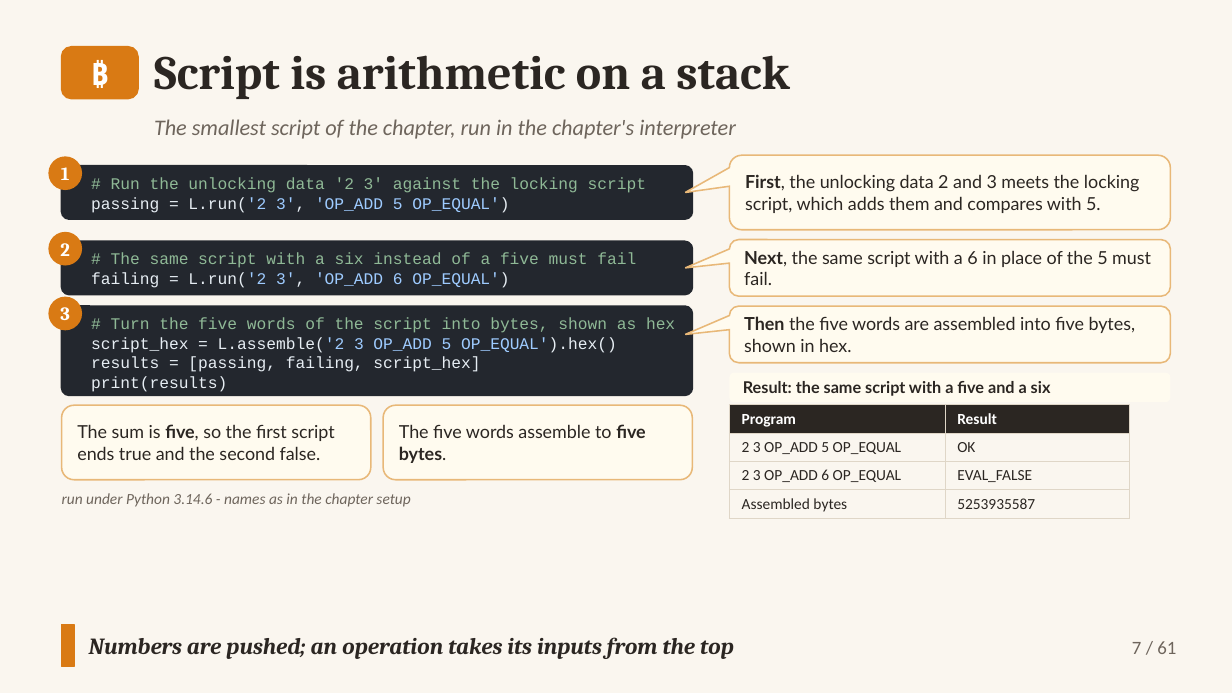
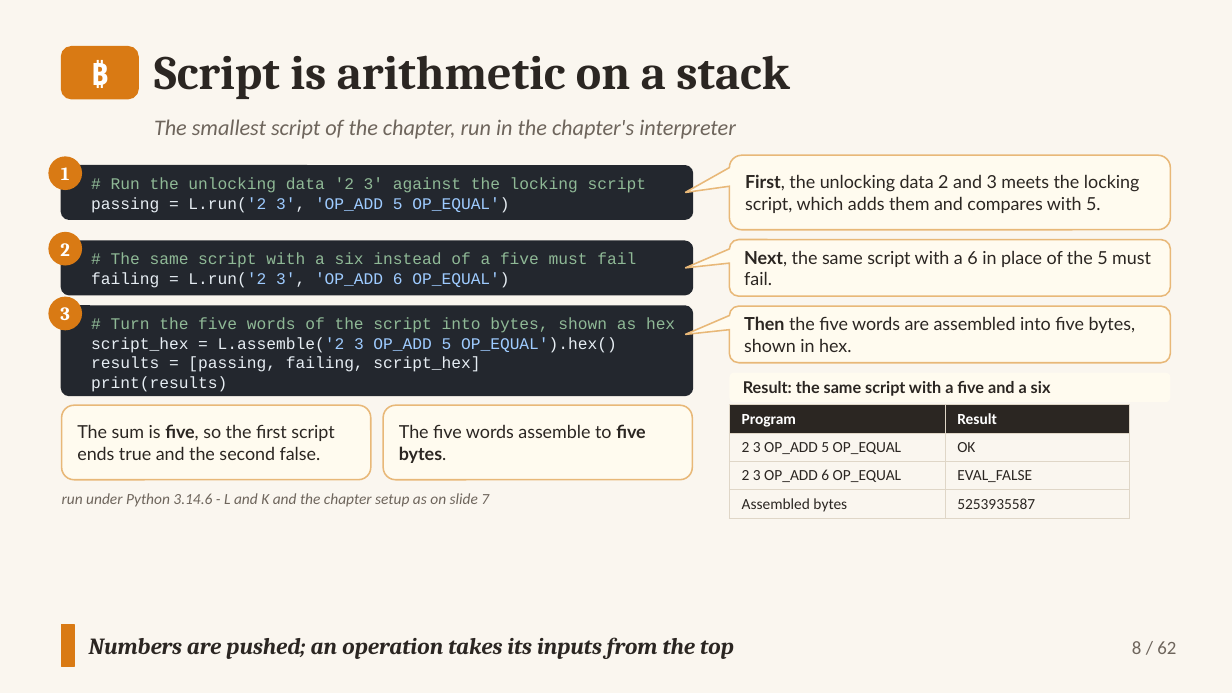
Before and after one commit to altunelyusuf/SEN0401, a slide deck: slide 8 of 03-materials/ch07/SEN0401_Ch07_AuthorizationAuthentication_3e_v2_6_0.pptx (slide 7 before the commit). Drawn at 1232x693 pixels with LibreOffice and Linux fonts; fonts in the diff are those of the drawing. Boxes give left, top, right and bottom in pixels: in the first picture for what was removed or moved away, otherwise in the second. Text is boxed around its words. In the diff, an @@ line names an element or a change of style, - is before the commit and + after.

```diff
--- a/03-materials/ch07/SEN0401_Ch07_AuthorizationAuthentication_3e_v2_6_0.pptx
+++ b/03-materials/ch07/SEN0401_Ch07_AuthorizationAuthentication_3e_v2_6_0.pptx
@@ text at [62,493,489,507]: text changed @@
-run under Python 3.14.6 - names as in the chapter setup
+run under Python 3.14.6 - L and K and the chapter setup as on slide 7
@@ text at [1132,641,1176,654]: text changed @@
-7 / 61
+8 / 62
```
Also in this commit, not shown: 60 other slides changed, 1 slide added, 8 other files.
